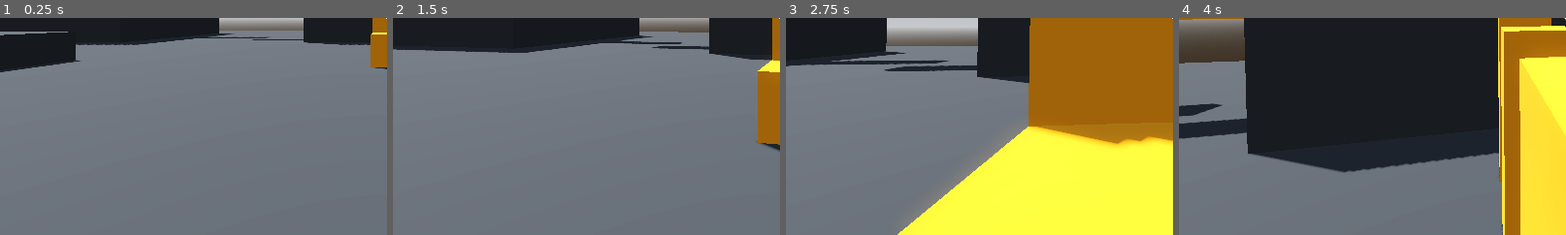
Above: before the commit, frames 1-4 (left to right).
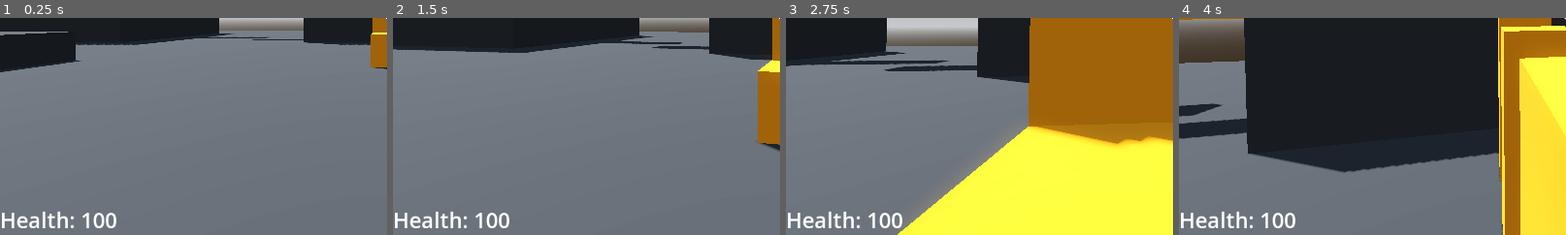
Above: after the commit, the same moments.

Repository: SugarF0x/robage-3d
Game: Godot game, scene res://Levels/sandbox.tscn
Same seed, same stepped clock (60 frames per second), same inputs: the game is played once before the commit and once after it.
Inputs (mouse positions are % of the whole screen's width and height, from its top left):
- Up to frame 1 (0.25 s): no input
- Up to frame 2 (1.5 s): tap Enter at 0.5 s; move the mouse to (55, 50) at 0.52 s; press the mouse at (55, 50) at 0.53 s; hold W (move_forward) from 0.53 s (still down); tap Space (jump) at 0.77 s; move the mouse to (45, 50) at 1.27 s; release the mouse at (45, 50) at 1.28 s; click (45, 50) at 1.35 s
- Up to frame 3 (2.75 s): keep holding W (move_forward); tap Space (jump) at 1.52 s; move the mouse to (52, 48) at 2.02 s; press the mouse at (52, 48) at 2.03 s
- Up to frame 4 (4 s): keep holding W (move_forward); move the mouse to (49, 52) at 2.77 s; release the mouse at (49, 52) at 2.78 s; click (49, 52) at 2.85 s; tap Space (jump) at 3.02, 3.77 s; move the mouse to (57, 51) at 3.52 s; press the mouse at (57, 51) at 3.53 s
The pictures show only the part of the screen within x 0-50%, y 50-100%; the shares and areas given below are measured in that part.

The runs differ from the first frame. In frame 1, 1.0% of the frame differs, in the area x 0-31%, y 89-97%; in frame 2, 1.0%; in frame 3, 1.0%; in frame 4, 1.0%.

Commit message:
add player health label

Diff:
--- a/Player/player.gd
+++ b/Player/player.gd
@@ -8,6 +8,7 @@
 
 
 @onready var camera_pivot: Node3D = %CameraPivot
+@onready var player_health_label: Label = %PlayerHealthLabel
 
 
 const SPEED := 5.0
@@ -20,11 +21,13 @@
 var health := max_health:
 	set(value):
 		health = value
+		update_health_label()
 		if health <= 0: get_tree().quit()
 
 
 func _ready() -> void:
 	Input.mouse_mode = Input.MOUSE_MODE_CAPTURED
+	update_health_label()
 
 func _physics_process(delta: float) -> void:
 	handle_camera_rotation()
@@ -69,3 +72,5 @@
 	else:
 		velocity.x = move_toward(velocity.x, 0, SPEED)
 		velocity.z = move_toward(velocity.z, 0, SPEED)
+
+func update_health_label(): player_health_label.text = "Health: " + str(health)
--- a/Player/player.tscn
+++ b/Player/player.tscn
@@ -28,13 +28,26 @@
 
 [node name="HitscanWeapon" parent="CameraPivot/SmoothCamera" instance=ExtResource("3_dss5l")]
 
-[node name="CenterContainer" type="CenterContainer" parent="."]
+[node name="CanvasLayer" type="CanvasLayer" parent="."]
+
+[node name="PlayerHealthLabel" type="Label" parent="CanvasLayer"]
+unique_name_in_owner = true
+anchors_preset = 2
+anchor_top = 1.0
+anchor_bottom = 1.0
+offset_top = -23.0
+offset_right = 87.0
+grow_vertical = 0
+theme_override_font_sizes/font_size = 32
+text = "Health text"
+
+[node name="CenterContainer" type="CenterContainer" parent="CanvasLayer"]
 anchors_preset = 15
 anchor_right = 1.0
 anchor_bottom = 1.0
 grow_horizontal = 2
 grow_vertical = 2
 
-[node name="Crosshair" type="Control" parent="CenterContainer"]
+[node name="Crosshair" type="Control" parent="CanvasLayer/CenterContainer"]
 layout_mode = 2
 script = ExtResource("3_1s265")
